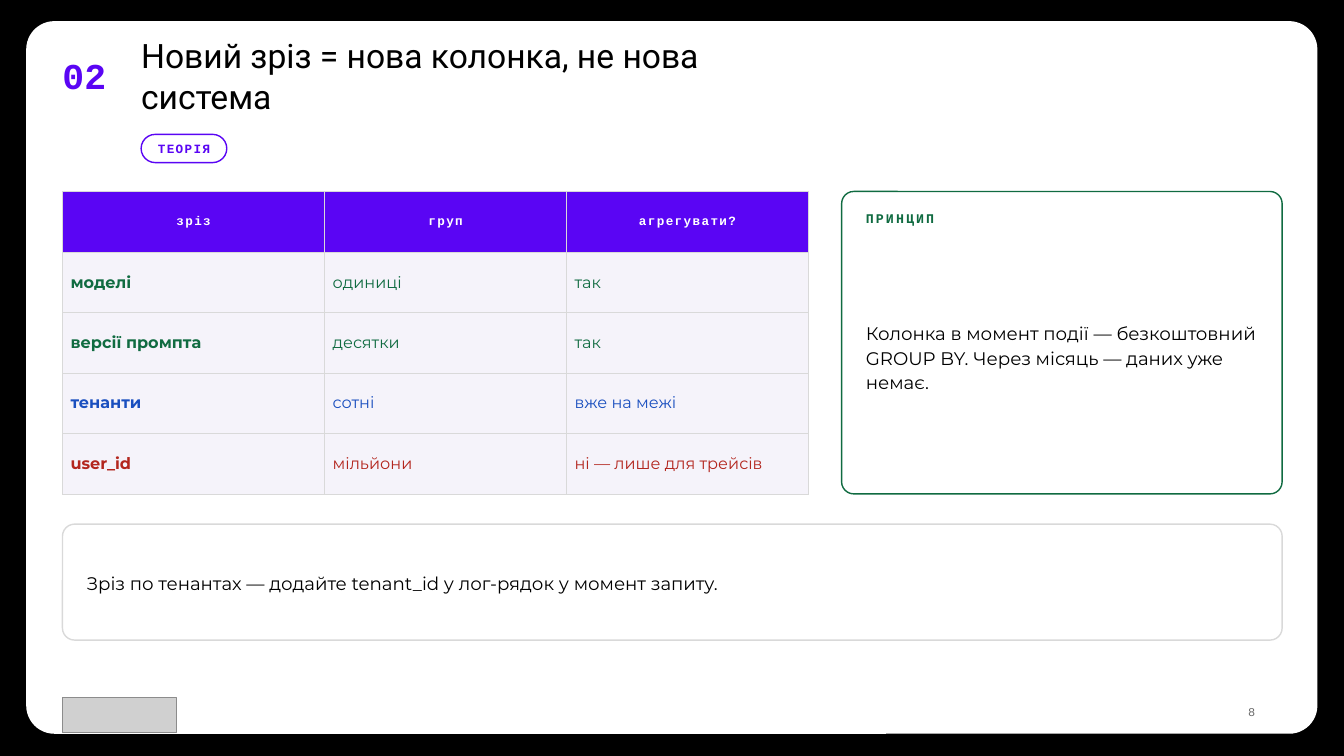
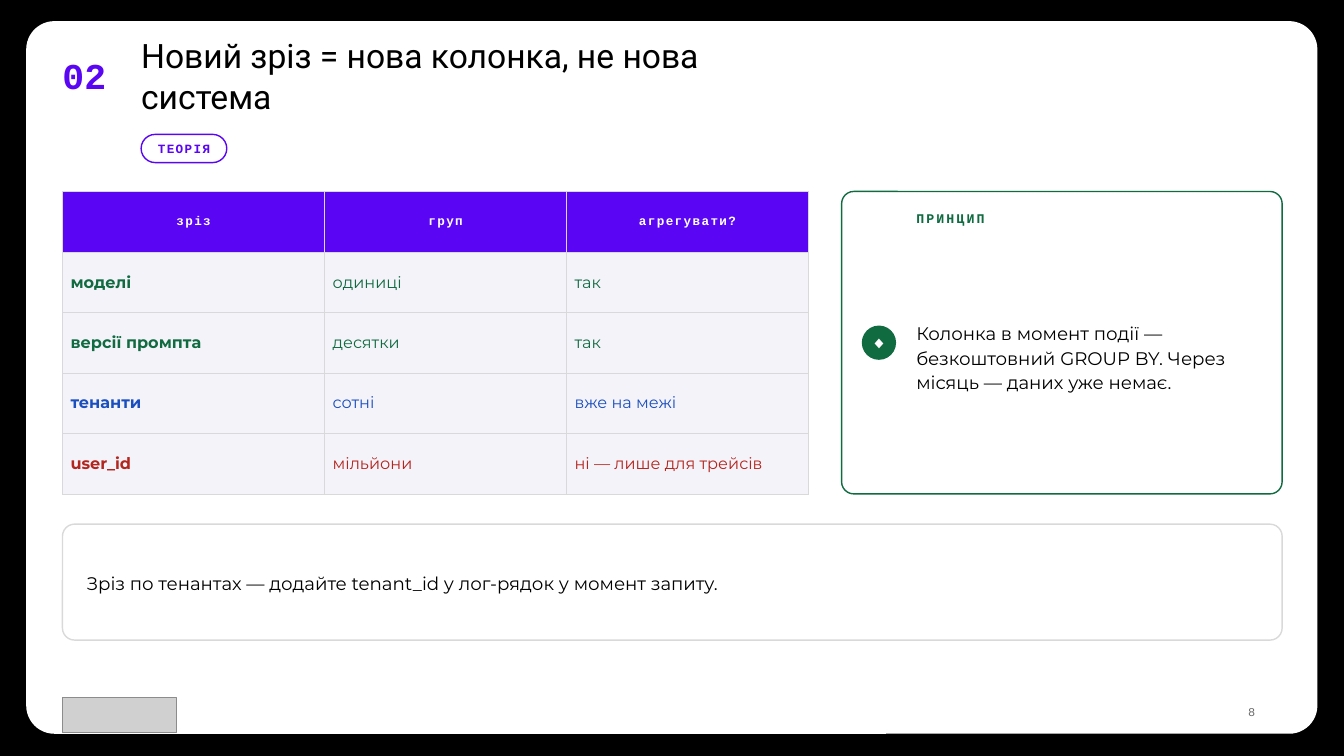
Before and after one commit to TarasFedorenkoFTV/llmops-bootcamp, a slide deck: slide 8 of docs/decks/L09.pptx. Drawn at 1344x756 pixels with LibreOffice and Linux fonts; fonts in the diff are those of the drawing; grey boxes stand for pictures; background and template pictures are left out. Boxes give left, top, right and bottom in pixels: in the first picture for what was removed or moved away, otherwise in the second. Text is boxed around its words. In the diff, an @@ line names an element or a change of style, - is before the commit and + after.

```diff
--- a/docs/decks/L09.pptx
+++ b/docs/decks/L09.pptx
@@ text "ПРИНЦИП" moved from (x1=866, y1=214, x2=934, y2=226) to (x1=916, y1=214, x2=984, y2=226) @@
@@ text "Колонка в момент події — ..." rewrapped from (x1=866, y1=326, x2=1256, y2=389) to (x1=916, y1=326, x2=1226, y2=393) @@
@@ ellipse added at (x1=862, y1=326, x2=896, y2=360), fill #106B41 @@
@@ text added at (x1=862, y1=326, x2=896, y2=360), 12 pt, text #FFFFFF, bold @@
+◆
```
Also in this commit, not shown: 13 other slides changed, 33 other files.
